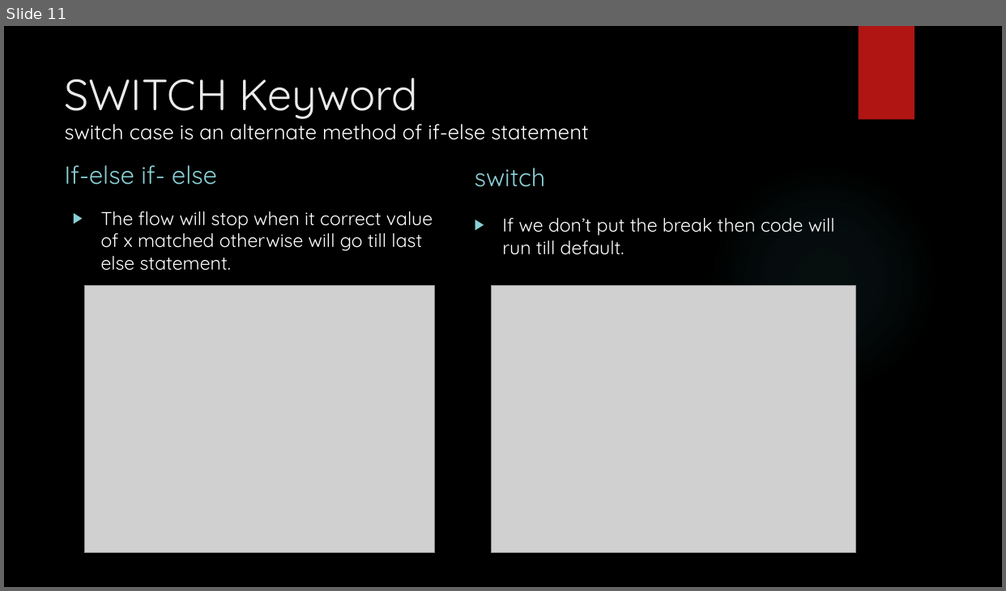
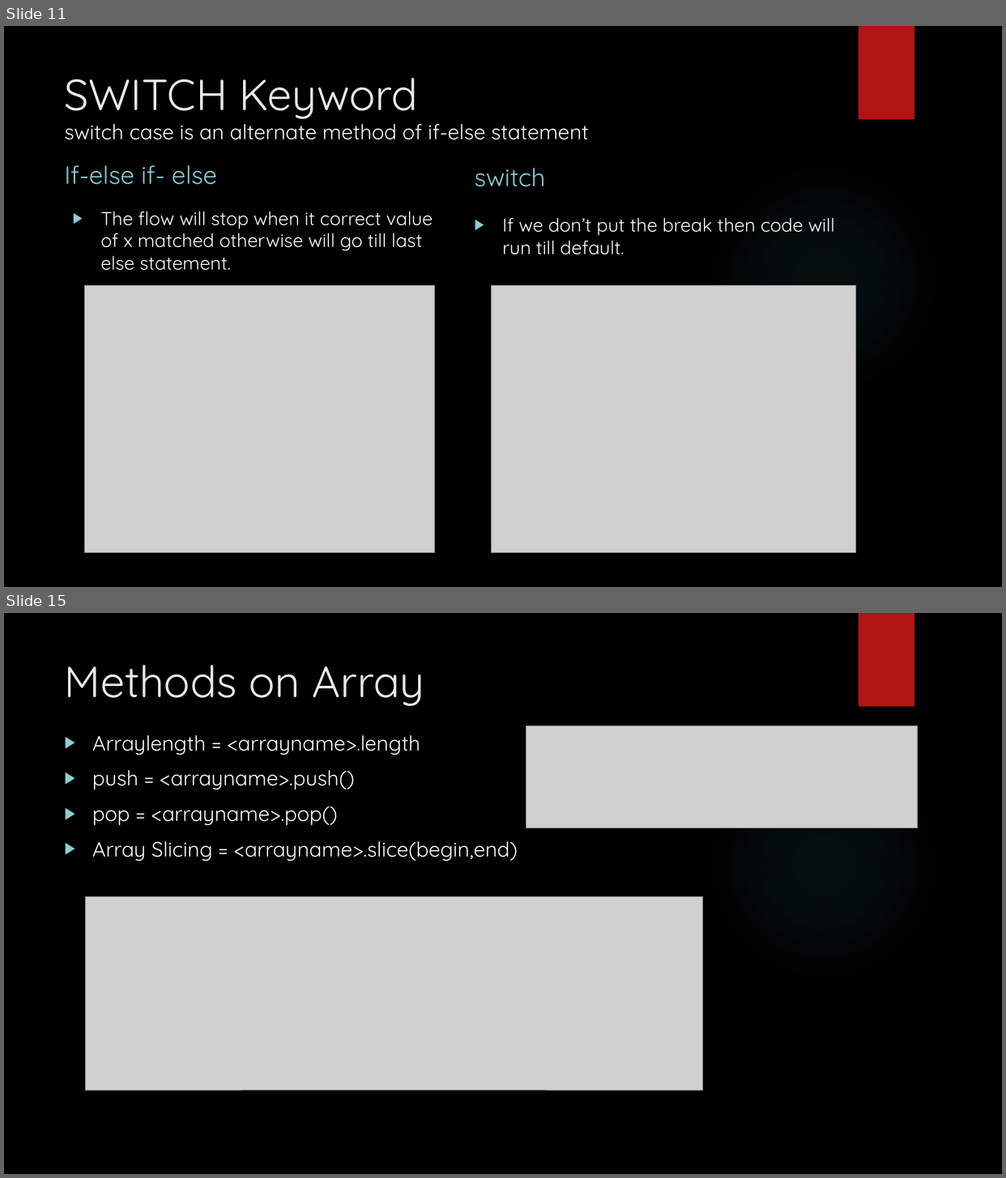
Before and after one commit to git-chinmay/my-JavaScript, a slide deck: JAVASCRPT.pptx. Shown one above the other, each under a label of ours: slide 11 before the commit, slides 11 and 15 after it; the slides between them are not shown. The pictures are 1006x591 and 1006x1178 pixels, drawn with LibreOffice and Linux fonts; fonts in the diff are those of the drawing; grey boxes stand for pictures; background and template pictures are left out. Boxes give left, top, right and bottom in pixels: in the first picture for what was removed or moved away, otherwise in the second. Text is boxed around its words. In the diff, an @@ line names an element or a change of style, - is before the commit and + after.

Commit message:
Added Function and Array to PPT

```diff
--- a/JAVASCRPT.pptx
+++ b/JAVASCRPT.pptx
@@ slide 15 added at (x1=4, y1=613, x2=1002, y2=1174), background picture (left out); not listed: 2 template elements that a slide beside it also shows @@
@@ title added at (x1=65, y1=665, x2=424, y2=706), 42 pt, text #EBEBEB @@
+Methods on Array
@@ picture added at (x1=526, y1=726, x2=918, y2=828) @@
@@ text added at (x1=92, y1=735, x2=518, y2=861), 20 pt, text #FFFFFF @@
+▶ Arraylength = <arrayname>.length
+▶ push = <arrayname>.push()
+▶ pop = <arrayname>.pop()
+▶ Array Slicing = <arrayname>.slice(begin,end)
@@ picture added at (x1=85, y1=897, x2=702, y2=1090) @@
```
Also in this commit, not shown: 3 other slides added.
